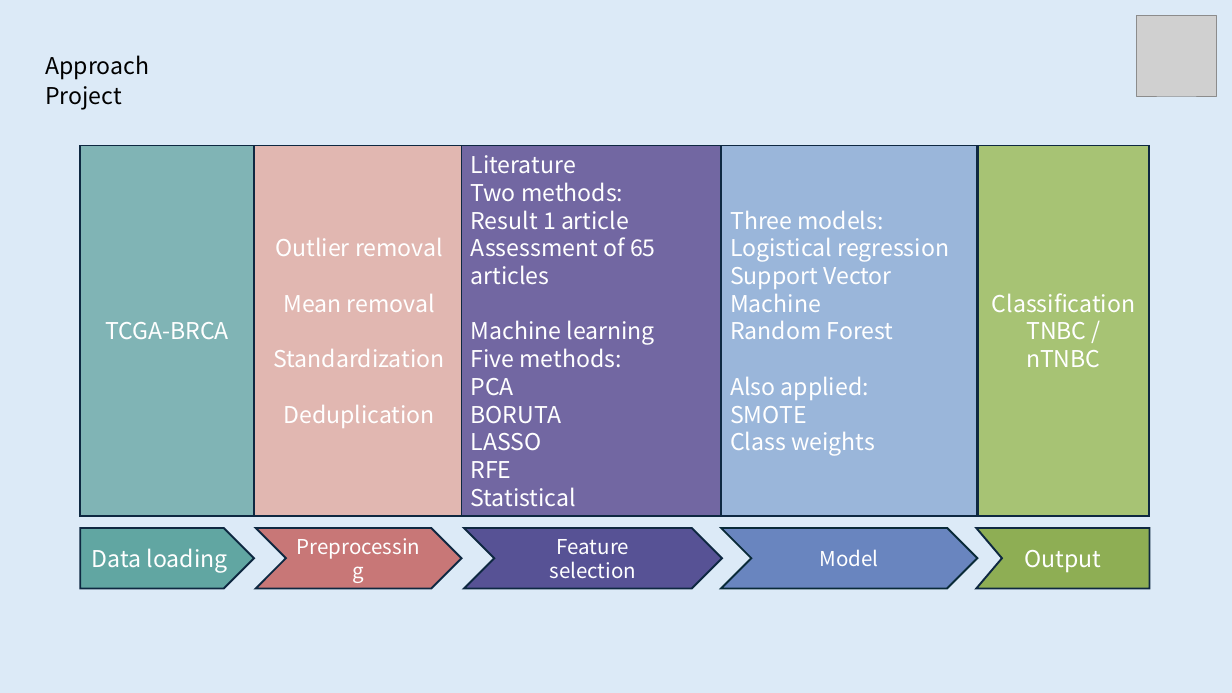
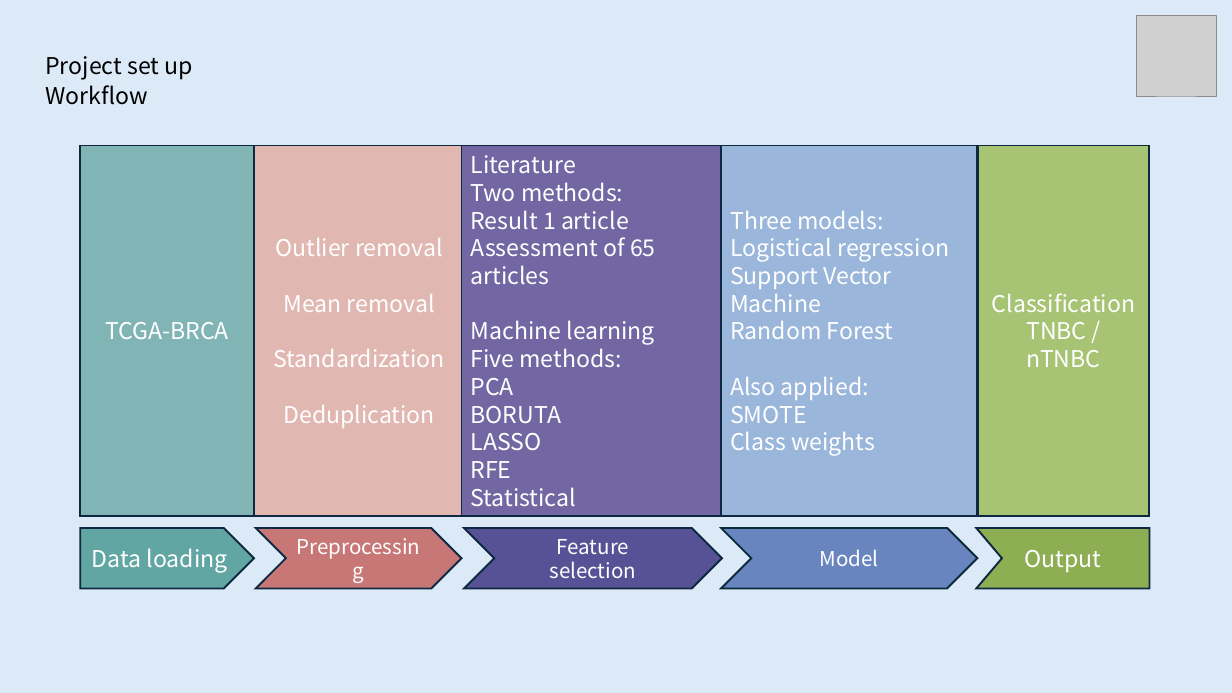
Before and after one commit to rhlt/tnbc, a slide deck: slide 6 of CapstoneProject_FinalPresentation.pptx. Drawn at 1232x693 pixels with LibreOffice and Linux fonts; fonts in the diff are those of the drawing; grey boxes stand for pictures. Boxes give left, top, right and bottom in pixels: in the first picture for what was removed or moved away, otherwise in the second. Text is boxed around its words. In the diff, an @@ line names an element or a change of style, - is before the commit and + after.

```diff
--- a/CapstoneProject_FinalPresentation.pptx
+++ b/CapstoneProject_FinalPresentation.pptx
@@ text at [45, 56, 192, 79]: text changed @@
-Approach
+Project set up
@@ text at [45, 85, 147, 105]: text changed @@
-Project
+Workflow
```
Also in this commit, not shown: 14 other slides changed, 4 slides added, 2 slides removed, 1 other file.
